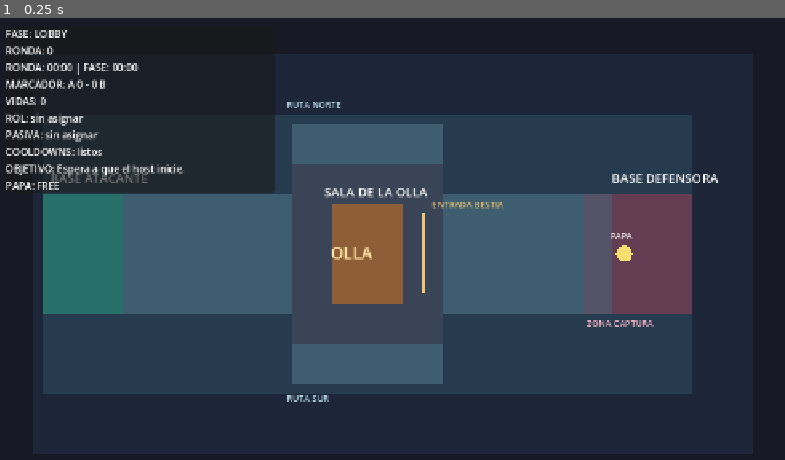
Above: before the commit, frame 1.
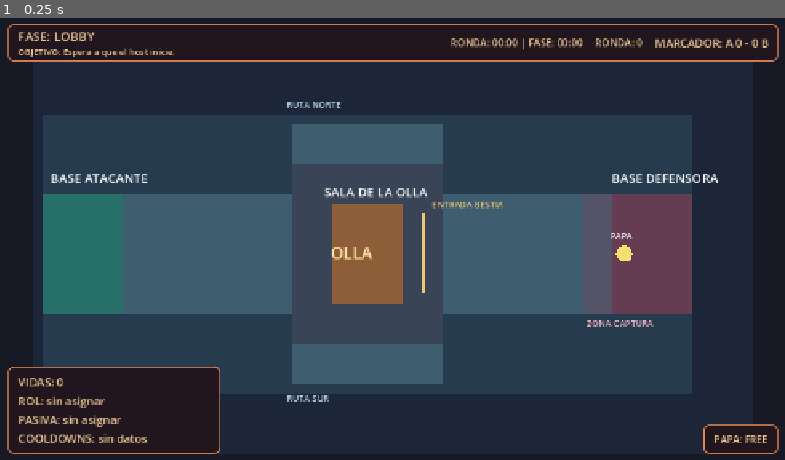
Above: after the commit, the same moment.

Repository: EstacioEA/TechnocumbIA
Game: Godot game, scene res://scenes/game/papoi_game.tscn
The game is run twice, just before and just after one commit, with the same random seed, the same clock (stepped at 60 frames per second) and the same inputs. This scene is started directly instead of the project's main scene.
Inputs:
- Up to frame 1 (0.25 s): no input

The runs differ from the first frame. In frame 1, 14% of the frame differs, in the area x 0-100%, y 1-99%.

Commit message:
feat(ui): reorganize HUD hierarchy and result overlay

Diff:
--- /dev/null
+++ b/scenes/ui/papoi_hud_preview.tscn
@@ -0,0 +1,12 @@
+[gd_scene load_steps=2 format=3]
+
+[ext_resource type="Script" path="res://scripts/ui/papoi_hud_preview.gd" id="1_preview"]
+
+[node name="PapoiHUDPreview" type="Control"]
+layout_mode = 3
+anchors_preset = 15
+anchor_right = 1.0
+anchor_bottom = 1.0
+grow_horizontal = 2
+grow_vertical = 2
+script = ExtResource("1_preview")
--- a/scenes/ui/papoi_theme.tres
+++ b/scenes/ui/papoi_theme.tres
@@ -139,6 +139,7 @@
 PapoiTokens/colors/ui_border = Color(0.890196, 0.517647, 0.321569, 1)
 PapoiTokens/colors/ui_panel_pressed = Color(0.462745, 0.254902, 0.180392, 1)
 PapoiTokens/colors/ui_text_muted = Color(0.929412, 0.792157, 0.588235, 0.55)
+PapoiTokens/colors/ui_overlay = Color(0.129412, 0.086275, 0.117647, 0.6)
 PapoiTokens/colors/team_red = Color(0.713725, 0.164706, 0.164706, 1)
 PapoiTokens/colors/team_blue = Color(0.180392, 0.611765, 0.756863, 1)
 PapoiTokens/colors/team_lilac = Color(0.705882, 0.564706, 0.819608, 1)
--- a/scripts/ui/papoi_hud.gd
+++ b/scripts/ui/papoi_hud.gd
@@ -15,6 +15,8 @@
 var status_label: Label
 var result_panel: PanelContainer
 var result_label: Label
+var result_overlay: ColorRect
+var status_panel: PanelContainer
 
 var _last_snapshot: Dictionary = {}
 
@@ -57,7 +59,10 @@
 
 func apply_match_snapshot(snapshot: Dictionary) -> void:
 	_last_snapshot = snapshot.duplicate(true)
+	result_panel.visible = false
+	result_overlay.visible = false
 	var phase := int(snapshot.get("phase", GameEnums.GamePhase.LOBBY))
+	status_panel.visible = phase != GameEnums.GamePhase.ROUND_RESULT and phase != GameEnums.GamePhase.MATCH_RESULT
 	phase_label.text = "FASE: %s" % _phase_text(phase)
 	round_label.text = "RONDA: %s" % str(snapshot.get("round_number", "-"))
 	timer_label.text = "RONDA: %s | FASE: %s" % [
@@ -87,16 +92,21 @@
 	role_label.text = "ROL: %s" % role
 	passive_label.text = "PASIVA: %s" % passive
 	var cooldown_text := []
+	# TODO(GM01): confirmar fuente y unidades del cooldown; el HUD solo presenta datos recibidos.
 	for ability in cooldowns:
 		cooldown_text.append("%s %.1fs" % [ability, float(cooldowns[ability])])
-	cooldown_label.text = "COOLDOWNS: %s" % (", ".join(cooldown_text) if not cooldown_text.is_empty() else "listos")
+	cooldown_label.text = "COOLDOWNS: %s" % (
+		", ".join(cooldown_text) if not cooldown_text.is_empty() else "sin datos"
+	)
 
 func show_round_result(text: String) -> void:
 	status_label.text = "RESULTADO DE RONDA: %s" % text
+	status_panel.visible = false
 	_show_result("RESULTADO DE RONDA\n%s" % text)
 
 func show_match_result(text: String) -> void:
 	status_label.text = "RESULTADO DE PARTIDA: %s" % text
+	status_panel.visible = false
 	_show_result("RESULTADO DE PARTIDA\n%s" % text)
 
 func show_round_result_from_snapshot(snapshot: Dictionary) -> void:
@@ -120,37 +130,121 @@
 		)
 
 func _build_view() -> void:
-	var panel := PanelContainer.new()
-	panel.position = Vector2(20.0, 20.0)
-	panel.size = Vector2(430.0, 210.0)
-	add_child(panel)
-	var content := VBoxContainer.new()
-	panel.add_child(content)
-	phase_label = _add_label(content)
-	round_label = _add_label(content)
-	timer_label = _add_label(content)
-	score_label = _add_label(content)
-	lives_label = _add_label(content)
-	role_label = _add_label(content)
-	passive_label = _add_label(content)
-	cooldown_label = _add_label(content)
-	objective_label = _add_label(content)
-	status_label = _add_label(content)
+	var ui_root := Control.new()
+	ui_root.set_anchors_and_offsets_preset(Control.PRESET_FULL_RECT)
+	ui_root.mouse_filter = Control.MOUSE_FILTER_IGNORE
+	ui_root.theme = load("res://scenes/ui/papoi_theme.tres")
+	add_child(ui_root)
+
+	var margins := MarginContainer.new()
+	margins.set_anchors_and_offsets_preset(Control.PRESET_FULL_RECT)
+	margins.add_theme_constant_override("margin_left", 24)
+	margins.add_theme_constant_override("margin_top", 16)
+	margins.add_theme_constant_override("margin_right", 24)
+	margins.add_theme_constant_override("margin_bottom", 16)
+	ui_root.add_child(margins)
+
+	var layout := VBoxContainer.new()
+	layout.add_theme_constant_override("separation", 12)
+	margins.add_child(layout)
+
+	var top_bar := PanelContainer.new()
+	top_bar.custom_minimum_size.y = 56.0
+	_apply_compact_panel_margins(top_bar, 16.0, 5.0)
+	layout.add_child(top_bar)
+	var top_row := HBoxContainer.new()
+	top_row.add_theme_constant_override("separation", 20)
+	top_bar.add_child(top_row)
+
+	var phase_group := VBoxContainer.new()
+	phase_group.size_flags_horizontal = Control.SIZE_EXPAND_FILL
+	phase_group.add_theme_constant_override("separation", 2)
+	top_row.add_child(phase_group)
+	phase_label = _add_label(phase_group)
+	phase_label.add_theme_font_size_override("font_size", 20)
+	objective_label = _add_label(phase_group)
+	objective_label.add_theme_font_size_override("font_size", 14)
+
+	timer_label = _add_label(top_row)
+	round_label = _add_label(top_row)
+	score_label = _add_label(top_row)
+	timer_label.add_theme_font_size_override("font_size", 16)
+	round_label.add_theme_font_size_override("font_size", 16)
+	score_label.add_theme_font_size_override("font_size", 18)
+
+	var spacer := Control.new()
+	spacer.size_flags_vertical = Control.SIZE_EXPAND_FILL
+	layout.add_child(spacer)
+
+	var bottom_row := HBoxContainer.new()
+	bottom_row.add_theme_constant_override("separation", 16)
+	layout.add_child(bottom_row)
+
+	var player_panel := PanelContainer.new()
+	player_panel.custom_minimum_size.x = 340.0
+	_apply_compact_panel_margins(player_panel, 16.0, 12.0)
+	bottom_row.add_child(player_panel)
+	var player_context := VBoxContainer.new()
+	player_context.add_theme_constant_override("separation", 4)
+	player_panel.add_child(player_context)
+	lives_label = _add_label(player_context)
+	role_label = _add_label(player_context)
+	passive_label = _add_label(player_context)
+	cooldown_label = _add_label(player_context)
+
+	var bottom_spacer := Control.new()
+	bottom_spacer.size_flags_horizontal = Control.SIZE_EXPAND_FILL
+	bottom_row.add_child(bottom_spacer)
+
+	status_panel = PanelContainer.new()
+	status_panel.size_flags_horizontal = Control.SIZE_SHRINK_END
+	status_panel.size_flags_vertical = Control.SIZE_SHRINK_END
+	_apply_compact_panel_margins(status_panel, 16.0, 12.0)
+	bottom_row.add_child(status_panel)
+	status_label = _add_label(status_panel)
+	status_label.add_theme_font_size_override("font_size", 16)
+
 	set_player_context(0, "sin asignar", "sin asignar", {})
+
+	result_overlay = ColorRect.new()
+	result_overlay.set_anchors_and_offsets_preset(Control.PRESET_FULL_RECT)
+	result_overlay.color = ui_root.theme.get_color("ui_overlay", "PapoiTokens")
+	result_overlay.mouse_filter = Control.MOUSE_FILTER_STOP
+	result_overlay.z_index = 10
+	result_overlay.visible = false
+	ui_root.add_child(result_overlay)
+
+	var result_center := CenterContainer.new()
+	result_center.set_anchors_and_offsets_preset(Control.PRESET_FULL_RECT)
+	result_overlay.add_child(result_center)
 	result_panel = PanelContainer.new()
-	result_panel.position = Vector2(420.0, 260.0)
-	result_panel.size = Vector2(440.0, 160.0)
+	result_panel.custom_minimum_size = Vector2(520.0, 180.0)
+	_apply_compact_panel_margins(result_panel, 28.0, 24.0)
 	result_panel.visible = false
-	add_child(result_panel)
+	result_center.add_child(result_panel)
 	result_label = Label.new()
 	result_label.horizontal_alignment = HORIZONTAL_ALIGNMENT_CENTER
 	result_label.vertical_alignment = VERTICAL_ALIGNMENT_CENTER
+	result_label.autowrap_mode = TextServer.AUTOWRAP_WORD_SMART
+	result_label.add_theme_font_size_override("font_size", 24)
 	result_panel.add_child(result_label)
+
+	# El modal oscurece el mundo; el HUD queda arriba y sigue legible.
+	margins.z_index = 20
 
 func _add_label(parent: Node) -> Label:
 	var label := Label.new()
 	parent.add_child(label)
 	return label
+
+func _apply_compact_panel_margins(panel: PanelContainer, horizontal: float, vertical: float) -> void:
+	panel.theme = load("res://scenes/ui/papoi_theme.tres")
+	var panel_style := panel.get_theme_stylebox("panel", "PanelContainer").duplicate() as StyleBoxFlat
+	panel_style.content_margin_left = horizontal
+	panel_style.content_margin_right = horizontal
+	panel_style.content_margin_top = vertical
+	panel_style.content_margin_bottom = vertical
+	panel.add_theme_stylebox_override("panel", panel_style)
 
 func _format_seconds(seconds: float) -> String:
 	var total := maxi(0, ceili(seconds))
@@ -237,6 +331,7 @@
 
 func _show_result(text: String) -> void:
 	result_label.text = text
+	result_overlay.visible = true
 	result_panel.visible = true
 
 const _FORMAT_COOKING := "cociendo"
--- /dev/null
+++ b/scripts/ui/papoi_hud_preview.gd
@@ -0,0 +1,83 @@
+extends Control
+
+const HUD_SCENE := preload("res://scenes/ui/papoi_hud.tscn")
+const GameEnums = preload("res://scripts/shared/game_enums.gd")
+const COOKING_CAPTURE_PATH := "res://docs/handoffs/GE02-hud-cooking-1280x720.png"
+const RESULT_CAPTURE_PATH := "res://docs/handoffs/GE02-hud-result-1280x720.png"
+
+func _ready() -> void:
+	var papoi_theme := load("res://scenes/ui/papoi_theme.tres") as Theme
+	theme = papoi_theme
+	var background := TextureRect.new()
+	background.set_anchors_and_offsets_preset(Control.PRESET_FULL_RECT)
+	background.texture = load("res://assets/maps/Mapa Base.jpeg")
+	background.expand_mode = TextureRect.EXPAND_IGNORE_SIZE
+	background.stretch_mode = TextureRect.STRETCH_SCALE
+	background.mouse_filter = Control.MOUSE_FILTER_IGNORE
+	add_child(background)
+
+	var hud := HUD_SCENE.instantiate() as PapoiHUD
+	add_child(hud)
+	hud.apply_match_snapshot({
+		"phase": GameEnums.GamePhase.POT_COOKING,
+		"round_number": 3,
+		"round_time_remaining": 300.0,
+		"phase_time_remaining": 18.0,
+		"scores": {"TEAM_A": 2, "TEAM_B": 1},
+		"papa_state": GameEnums.PapaState.BEING_COOKED,
+		"players": [{
+			"peer_id": 1,
+			"role": -1,
+			"passive": GameEnums.AttackerPassive.PORTA_PAPAS,
+			"lives": 2,
+			"cooldowns": {},
+		}],
+		"local_peer_id": 1,
+	})
+	_add_preview_badge(hud, papoi_theme)
+	call_deferred("_capture_graphical_previews", hud)
+
+func _capture_graphical_previews(hud: PapoiHUD) -> void:
+	if DisplayServer.get_name() == "headless":
+		return
+	await get_tree().process_frame
+	await RenderingServer.frame_post_draw
+	if not _save_capture(COOKING_CAPTURE_PATH):
+		return
+
+	hud.apply_match_snapshot({
+		"phase": GameEnums.GamePhase.ROUND_RESULT,
+		"round_number": 3,
+		"round_time_remaining": 0.0,
+		"phase_time_remaining": 0.0,
+		"scores": {"TEAM_A": 2, "TEAM_B": 1},
+		"papa_state": GameEnums.PapaState.COOKED,
+		"round_winner": GameEnums.TeamSide.TEAM_A,
+		"round_end_reason": GameEnums.RoundEndReason.ESCAPE_SUCCESS,
+	})
+	await get_tree().process_frame
+	await RenderingServer.frame_post_draw
+	_save_capture(RESULT_CAPTURE_PATH)
+
+func _save_capture(path: String) -> bool:
+	var capture := get_viewport().get_texture().get_image()
+	if capture.get_size() != Vector2i(1280, 720):
+		push_error("La captura debe ser 1280x720; recibido %s" % capture.get_size())
+		return false
+	var error := capture.save_png(ProjectSettings.globalize_path(path))
+	if error != OK:
+		push_error("No se pudo guardar la preview: %s" % error)
+		return false
+	print("GE02_HUD_PREVIEW_CAPTURE: PASS — %s" % path)
+	return true
+
+func _add_preview_badge(hud: CanvasLayer, papoi_theme: Theme) -> void:
+	var badge := PanelContainer.new()
+	badge.theme = papoi_theme
+	badge.set_anchors_and_offsets_preset(Control.PRESET_TOP_RIGHT)
+	badge.position = Vector2(-320.0, 86.0)
+	badge.z_index = 30
+	var label := Label.new()
+	label.text = "PREVIEW · DATOS SIMULADOS"
+	badge.add_child(label)
+	hud.add_child(badge)
Binary file added: docs/handoffs/GE02-hud-cooking-1280x720.png
Binary file added: docs/handoffs/GE02-hud-result-1280x720.png
Not shown, changed: AI_TRACE.md
Not shown, added: docs/handoffs/2026-10-10-0412-GE02-hud-hierarchy.md
Not shown, changed: docs/specs/Edwar_Estacio/TASKS.md
Not shown, changed: docs/specs/Edwar_Estacio/graphics-spec.md
Not shown, changed: docs/specs/graphics/VISUAL_DIRECTION.md
